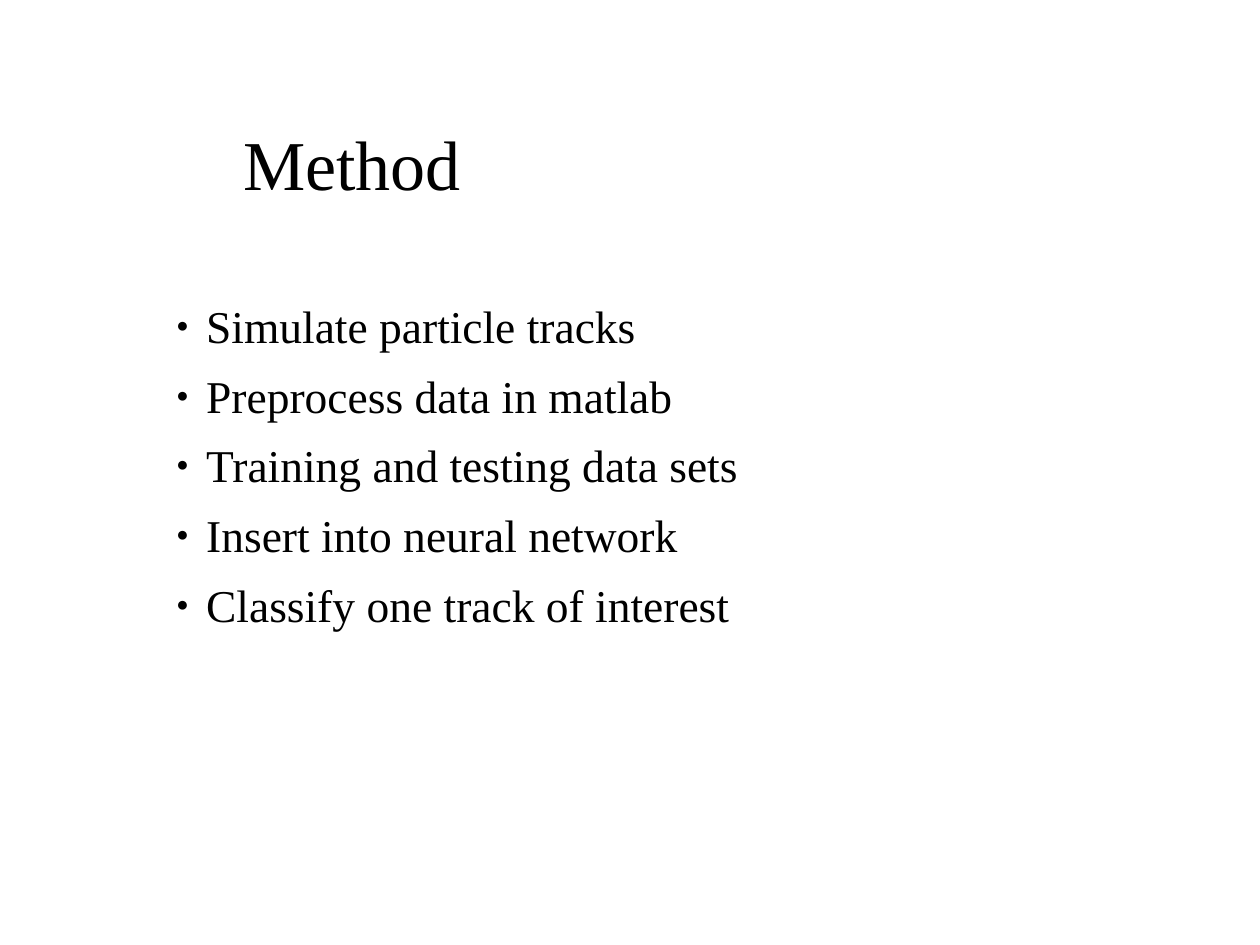
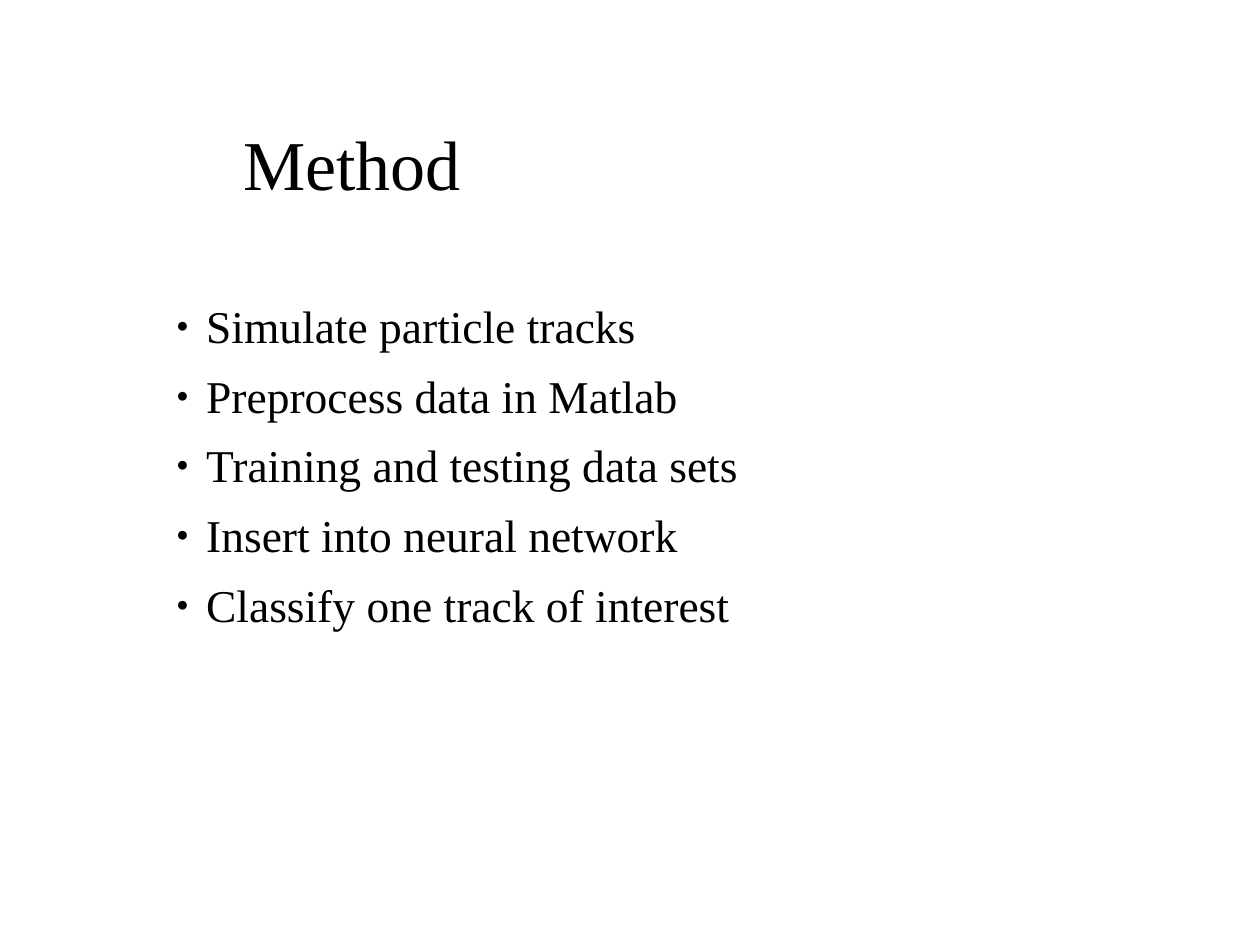
Before and after one commit to aaaaarvi/Projektarbete17, a slide deck: slide 6 of presentation/presentation.odp (slide 7 before the commit). Drawn at 1260x945 pixels with LibreOffice and Linux fonts; fonts in the diff are those of the drawing; background and template pictures are left out. Boxes give left, top, right and bottom in pixels: in the first picture for what was removed or moved away, otherwise in the second. Text is boxed around its words. In the diff, an @@ line names an element or a change of style, - is before the commit and + after.

```diff
--- a/presentation/presentation.odp
+++ b/presentation/presentation.odp
@@ text at (206, 381, 677, 422): text changed @@
-● Preprocess data in matlab
+● Preprocess data in Matlab
```
Also in this commit, not shown: 5 other slides changed, 1 slide added, 1 slide removed.
